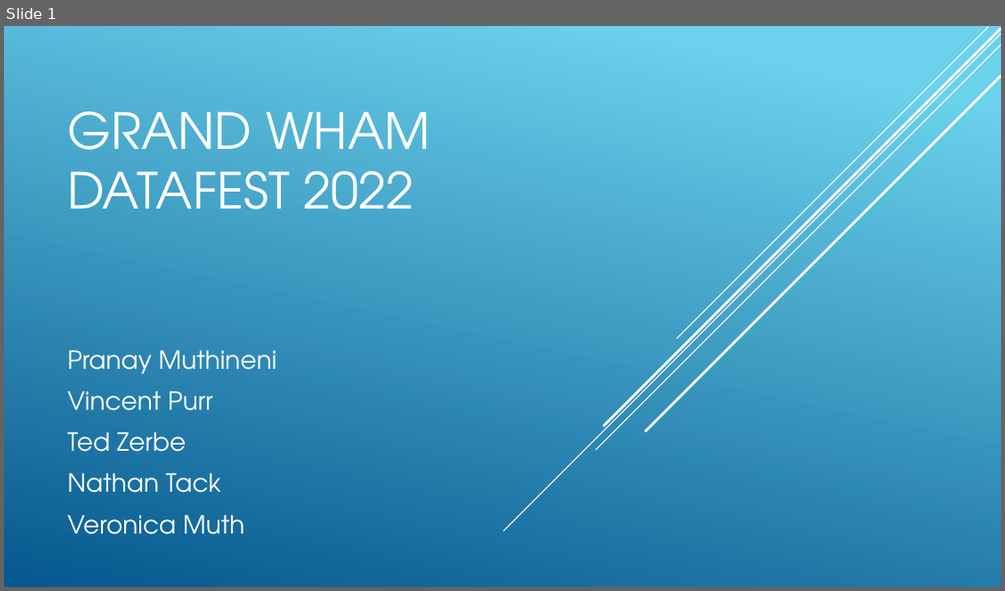
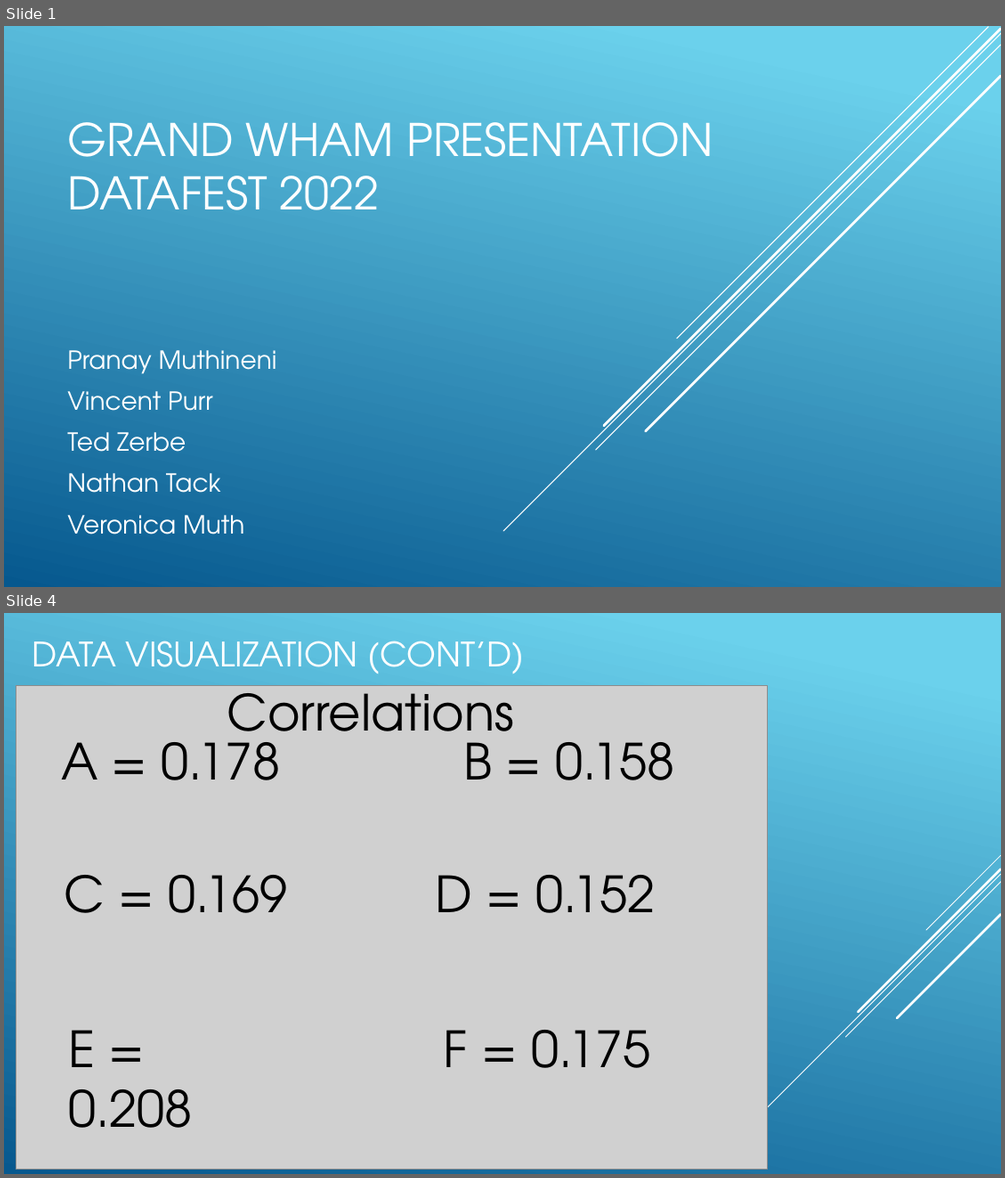
Before and after one commit to natenyahoo/GrandWham, a slide deck: GrandWhamPresentation.pptx. Shown one above the other, each under a label of ours: slide 1 before the commit, slides 1 and 4 after it; the slides between them are not shown. The pictures are 1005x591 and 1005x1178 pixels, drawn with LibreOffice and Linux fonts; fonts in the diff are those of the drawing; grey boxes stand for pictures. Boxes give left, top, right and bottom in pixels: in the first picture for what was removed or moved away, otherwise in the second. Text is boxed around its words. In the diff, an @@ line names an element or a change of style, - is before the commit and + after.

```diff
--- a/GrandWhamPresentation.pptx
+++ b/GrandWhamPresentation.pptx
@@ slide 4 added at [4,613,1001,1174], background gradient #6ED2EB to #06588E @@
@@ title added at [32,641,524,674], 32.4 pt, text #FFFFFF @@
+DATA VISUALIZATION (CONT’D)
@@ picture added at [16,686,768,1168] @@
@@ text added at [227,679,515,754], 48 pt, text #000000 @@
+Correlations
@@ text added at [61,727,281,780], 48 pt, text #000000 @@
+A = 0.178
@@ text added at [463,727,675,780], 48 pt, text #000000 @@
+B = 0.158
@@ text added at [65,875,287,913], 48 pt, text #000000 @@
+C = 0.169
@@ text added at [436,875,655,913], 48 pt, text #000000 @@
+D = 0.152
@@ group added at [757,855,1001,1118]: 5 lines @@
@@ text added at [68,1030,193,1127], 48 pt, text #000000 @@
+E = 0.208
@@ text added at [444,1030,650,1068], 48 pt, text #000000 @@
+F = 0.175
@@ slide 1 changed as well @@
@@ title at [67,122,712,210]: text changed; size 48 to 43.2 pt @@
-GRAND WHAM
-DATAFEST 2022
+GRAND WHAM PRESENTATION
+DATAFEST 2022
```
Also in this commit, not shown: 1 other slide changed, 3 other slides added, 2 slides removed.
